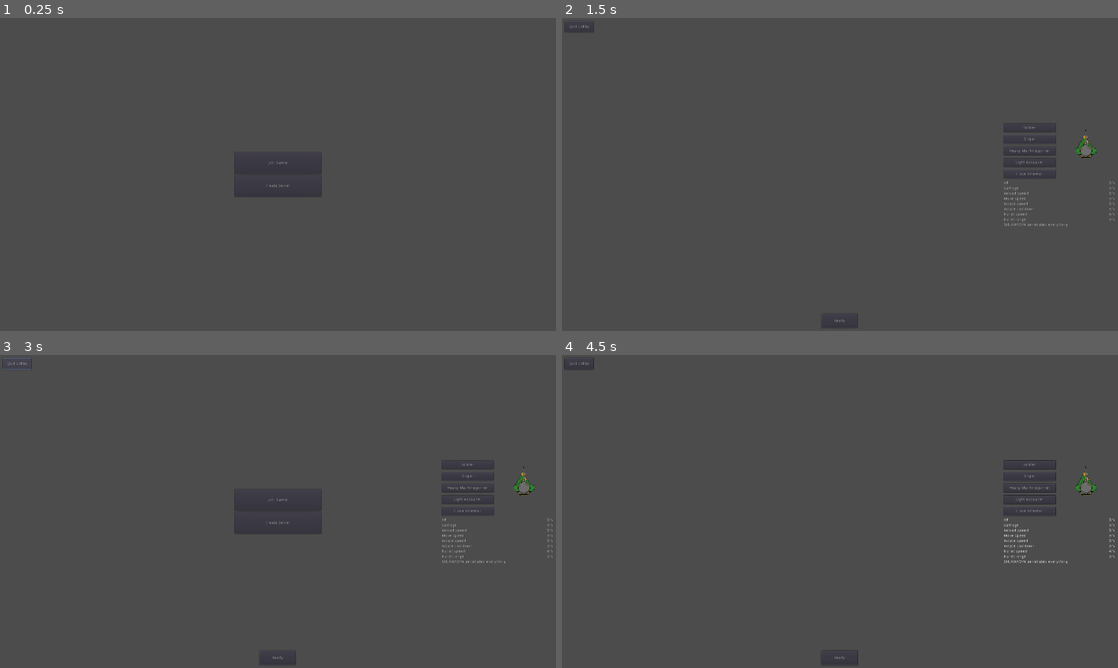
Above: before the commit, frames 1-4 (two rows, left to right).
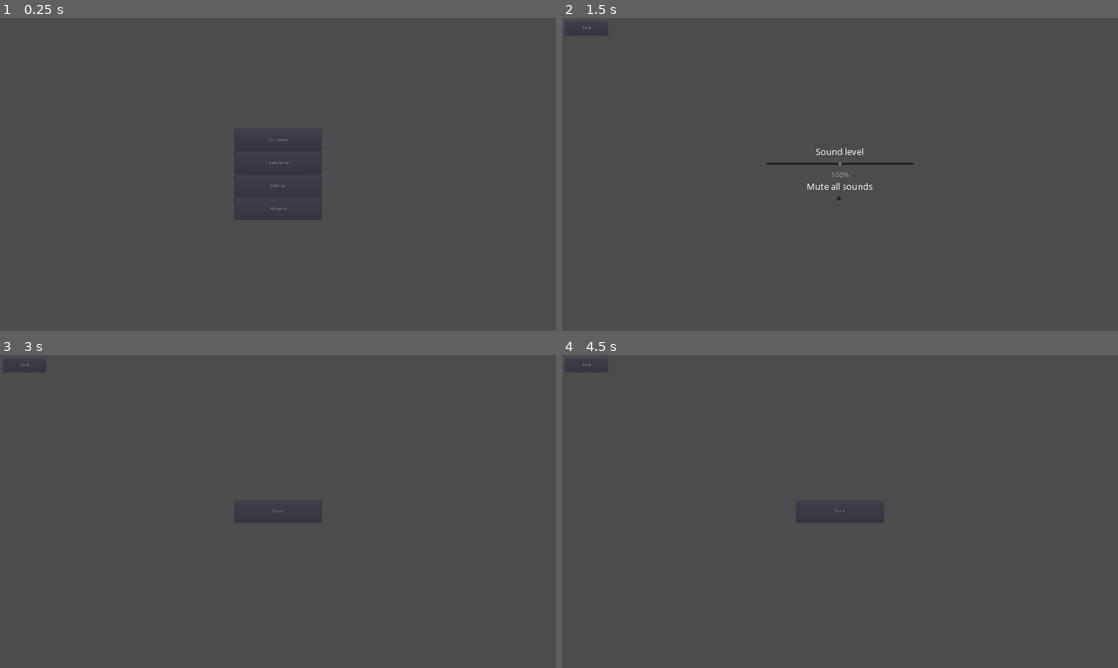
Above: after the commit, the same moments.

Repository: michalbie/Spinningeddon
Game: Godot game, scene res://Scenes/Main.tscn
The game is run twice, just before and just after one commit, with the same random seed, the same clock (stepped at 60 frames per second) and the same inputs.
Inputs (mouse positions are in pixels of both pictures, inside the frame that each line leads up to):
- Up to frame 1 (0.25 s): no input
- Up to frame 2 (1.5 s): click (840, 187) at 0.5 s, where only the run after the commit has a clickable "Settings"; click (840, 174) at 1.25 s, where only the run after the commit has a clickable "Sound"
- Up to frame 3 (3 s): click (278, 536) at 2.02 s; click (22, 364) at 2.75 s, where only the run after the commit has a clickable "Back"
- Up to frame 4 (4.5 s): click (584, 364) at 3.5 s, where only the run after the commit has a clickable "Back"; click (840, 524) at 4.25 s, where only the run after the commit has a clickable "Settings"

The runs differ from the first frame. In frame 1, 0.1% of the frame differs, in the area x 42-58%, y 36-65%; in frame 2, 0.8%, in the area x 1-100%, y 0-99%; in frame 3, 0.5%; in frame 4, 0.6%.
Error before the commit: Invalid get index '0' (on base: 'Dictionary'). (res://Scenes/Lobby/Lobby.gd:74)

Commit message:
Add settings menu and exit game possibility
Added two new options in main menu: Settings (with sound settings) and Exit game

Diff:
--- a/Scenes/MainMenu/MainMenu.gd
+++ b/Scenes/MainMenu/MainMenu.gd
@@ -11,3 +11,9 @@
 func _on_CreateServerBtn_pressed():
 	LobbyManager.my_name = "Serwer"
 	emit_signal("create_server_pressed")
+
+func _on_SettingsBtn_pressed():
+	get_tree().change_scene("res://Scenes/MainMenu/SubMenus/Settings/Settings.tscn")
+
+func _on_ExitBtn_pressed():
+	get_tree().quit()
--- a/Scenes/MainMenu/MainMenu.tscn
+++ b/Scenes/MainMenu/MainMenu.tscn
@@ -17,10 +17,10 @@
 }
 
 [node name="VBoxContainer" type="VBoxContainer" parent="Home"]
-margin_left = 362.0
-margin_top = 223.0
-margin_right = 662.0
-margin_bottom = 377.0
+margin_left = 810.0
+margin_top = 384.0
+margin_right = 1110.0
+margin_bottom = 696.0
 alignment = 1
 __meta__ = {
 "_edit_use_anchors_": false
@@ -38,5 +38,21 @@
 margin_bottom = 154.0
 rect_min_size = Vector2( 300, 75 )
 text = "Create Server"
+
+[node name="SettingsBtn" parent="Home/VBoxContainer" instance=ExtResource( 2 )]
+margin_top = 158.0
+margin_right = 300.0
+margin_bottom = 233.0
+rect_min_size = Vector2( 300, 75 )
+text = "Settings"
+
+[node name="ExitBtn" parent="Home/VBoxContainer" instance=ExtResource( 2 )]
+margin_top = 237.0
+margin_right = 300.0
+margin_bottom = 312.0
+rect_min_size = Vector2( 300, 75 )
+text = "Exit game"
 [connection signal="pressed" from="Home/VBoxContainer/JoinGameBtn" to="." method="_on_JoinGameBtn_pressed"]
 [connection signal="pressed" from="Home/VBoxContainer/CreateServerBtn" to="." method="_on_CreateServerBtn_pressed"]
+[connection signal="pressed" from="Home/VBoxContainer/SettingsBtn" to="." method="_on_SettingsBtn_pressed"]
+[connection signal="pressed" from="Home/VBoxContainer/ExitBtn" to="." method="_on_ExitBtn_pressed"]
--- /dev/null
+++ b/Scenes/MainMenu/SubMenus/Settings/Settings.gd
@@ -0,0 +1,8 @@
+extends Control
+
+
+func _on_BackBtn_pressed():
+	get_tree().change_scene("res://Scenes/MainMenu/MainMenu.tscn")
+
+func _on_SoundBtn_pressed():
+	get_tree().change_scene("res://Scenes/MainMenu/SubMenus/Settings/Sound/SoundSettings.tscn")
--- /dev/null
+++ b/Scenes/MainMenu/SubMenus/Settings/Settings.tscn
@@ -0,0 +1,55 @@
+[gd_scene load_steps=3 format=2]
+
+[ext_resource path="res://Scenes/MainMenu/MenuButton.tscn" type="PackedScene" id=1]
+[ext_resource path="res://Scenes/MainMenu/SubMenus/Settings/Settings.gd" type="Script" id=2]
+
+[node name="Settings" type="Control"]
+anchor_right = 1.0
+anchor_bottom = 1.0
+script = ExtResource( 2 )
+__meta__ = {
+"_edit_use_anchors_": false
+}
+
+[node name="MarginContainer" type="MarginContainer" parent="."]
+anchor_right = 1.0
+anchor_bottom = 1.0
+margin_left = 10.0
+margin_top = 10.0
+margin_right = -10.0
+margin_bottom = -10.0
+__meta__ = {
+"_edit_use_anchors_": false
+}
+
+[node name="CenterContainer" type="CenterContainer" parent="MarginContainer"]
+margin_right = 1900.0
+margin_bottom = 1060.0
+__meta__ = {
+"_edit_use_anchors_": false
+}
+
+[node name="SoundBtn" parent="MarginContainer/CenterContainer" instance=ExtResource( 1 )]
+margin_left = 800.0
+margin_top = 492.0
+margin_right = 1100.0
+margin_bottom = 567.0
+rect_min_size = Vector2( 300, 75 )
+text = "Sound"
+
+[node name="HBoxContainer" type="HBoxContainer" parent="MarginContainer"]
+margin_right = 150.0
+margin_bottom = 50.0
+size_flags_horizontal = 0
+size_flags_vertical = 0
+__meta__ = {
+"_edit_use_anchors_": false
+}
+
+[node name="BackBtn" parent="MarginContainer/HBoxContainer" instance=ExtResource( 1 )]
+margin_right = 150.0
+margin_bottom = 50.0
+rect_min_size = Vector2( 150, 50 )
+text = "Back"
+[connection signal="pressed" from="MarginContainer/CenterContainer/SoundBtn" to="." method="_on_SoundBtn_pressed"]
+[connection signal="pressed" from="MarginContainer/HBoxContainer/BackBtn" to="." method="_on_BackBtn_pressed"]
--- /dev/null
+++ b/Scenes/MainMenu/SubMenus/Settings/Sound/SoundSettings.gd
@@ -0,0 +1,24 @@
+extends Control
+
+func _ready():
+	if AudioServer.is_bus_mute(0):
+		$MarginContainer/CenterContainer/VBoxContainer/MuteCheckBox.pressed = true
+
+	$MarginContainer/CenterContainer/VBoxContainer/VolumeSlider.value = AudioServer.get_bus_volume_db(0)
+
+func _on_BackBtn_pressed():
+	get_tree().change_scene("res://Scenes/MainMenu/SubMenus/Settings/Settings.tscn")
+
+
+func _on_VolumeSlider_value_changed(value):
+	var percent_value = value / $MarginContainer/CenterContainer/VBoxContainer/VolumeSlider.max_value
+	var new_text = str(int(round(percent_value * 100 + 100))) + "%"
+	$MarginContainer/CenterContainer/VBoxContainer/VolumeValue.text =  new_text
+	AudioServer.set_bus_volume_db(0, value) #-30 to 30 db range
+
+
+func _on_MuteCheckBox_pressed():
+	if $MarginContainer/CenterContainer/VBoxContainer/MuteCheckBox.pressed == true:
+		AudioServer.set_bus_mute(0, true)
+	else:
+		AudioServer.set_bus_mute(0, false)
--- /dev/null
+++ b/Scenes/MainMenu/SubMenus/Settings/Sound/SoundSettings.tscn
@@ -0,0 +1,119 @@
+[gd_scene load_steps=6 format=2]
+
+[ext_resource path="res://Scenes/HUD/assets/open-sans/OpenSans-Regular.ttf" type="DynamicFontData" id=1]
+[ext_resource path="res://Scenes/MainMenu/MenuButton.tscn" type="PackedScene" id=2]
+[ext_resource path="res://Scenes/MainMenu/SubMenus/Settings/Sound/SoundSettings.gd" type="Script" id=3]
+
+[sub_resource type="DynamicFont" id=1]
+size = 32
+font_data = ExtResource( 1 )
+
+[sub_resource type="DynamicFont" id=2]
+size = 24
+outline_color = Color( 0.462745, 0.462745, 0.462745, 1 )
+font_data = ExtResource( 1 )
+
+[node name="SoundSettings" type="Control"]
+anchor_right = 1.0
+anchor_bottom = 1.0
+script = ExtResource( 3 )
+__meta__ = {
+"_edit_use_anchors_": false
+}
+
+[node name="MarginContainer" type="MarginContainer" parent="."]
+anchor_right = 1.0
+anchor_bottom = 1.0
+margin_left = 10.0
+margin_top = 10.0
+margin_right = -10.0
+margin_bottom = -10.0
+__meta__ = {
+"_edit_use_anchors_": false
+}
+
+[node name="CenterContainer" type="CenterContainer" parent="MarginContainer"]
+margin_right = 1900.0
+margin_bottom = 1060.0
+__meta__ = {
+"_edit_use_anchors_": false
+}
+
+[node name="VBoxContainer" type="VBoxContainer" parent="MarginContainer/CenterContainer"]
+margin_left = 694.0
+margin_top = 428.0
+margin_right = 1206.0
+margin_bottom = 632.0
+
+[node name="VolumeLabel" type="Label" parent="MarginContainer/CenterContainer/VBoxContainer"]
+margin_right = 512.0
+margin_bottom = 45.0
+custom_fonts/font = SubResource( 1 )
+text = "Sound level"
+align = 1
+
+[node name="VolumeSlider" type="HSlider" parent="MarginContainer/CenterContainer/VBoxContainer"]
+margin_top = 49.0
+margin_right = 512.0
+margin_bottom = 81.0
+rect_min_size = Vector2( 512, 32 )
+size_flags_horizontal = 5
+size_flags_vertical = 4
+min_value = -30.0
+max_value = 30.0
+step = 0.5
+rounded = true
+
+[node name="VolumeValue" type="Label" parent="MarginContainer/CenterContainer/VBoxContainer"]
+margin_top = 85.0
+margin_right = 512.0
+margin_bottom = 119.0
+custom_fonts/font = SubResource( 2 )
+custom_colors/font_color = Color( 0.647059, 0.647059, 0.647059, 1 )
+text = "100%"
+align = 1
+__meta__ = {
+"_editor_description_": ""
+}
+
+[node name="MuteLabel" type="Label" parent="MarginContainer/CenterContainer/VBoxContainer"]
+margin_top = 123.0
+margin_right = 512.0
+margin_bottom = 168.0
+custom_fonts/font = SubResource( 1 )
+text = "Mute all sounds"
+align = 1
+
+[node name="MuteCheckBox" type="CheckBox" parent="MarginContainer/CenterContainer/VBoxContainer"]
+margin_left = 240.0
+margin_top = 172.0
+margin_right = 272.0
+margin_bottom = 204.0
+rect_min_size = Vector2( 32, 32 )
+size_flags_horizontal = 6
+size_flags_vertical = 7
+align = 1
+expand_icon = true
+
+[node name="HBoxContainer" type="HBoxContainer" parent="MarginContainer"]
+margin_right = 150.0
+margin_bottom = 50.0
+size_flags_horizontal = 0
+size_flags_vertical = 0
+__meta__ = {
+"_edit_use_anchors_": false
+}
+
+[node name="BackBtn" type="Button" parent="MarginContainer/HBoxContainer" instance=ExtResource( 2 )]
+margin_right = 150.0
+margin_bottom = 50.0
+rect_min_size = Vector2( 150, 50 )
+size_flags_horizontal = 0
+size_flags_vertical = 0
+text = "Back"
+__meta__ = {
+"_edit_use_anchors_": false
+}
+[connection signal="value_changed" from="MarginContainer/CenterContainer/VBoxContainer/VolumeSlider" to="." method="_on_VolumeSlider_value_changed"]
+[connection signal="pressed" from="MarginContainer/CenterContainer/VBoxContainer/MuteCheckBox" to="." method="_on_MuteCheckBox_pressed"]
+[connection signal="pressed" from="MarginContainer/HBoxContainer/BackBtn" to="." method="_on_BackBtn_pressed"]
--- a/Scripts/GameManagement/SoundManager.gd
+++ b/Scripts/GameManagement/SoundManager.gd
@@ -19,7 +19,7 @@
 remote func play_shoot_sound(player_name):
 	GameManager.world.get_node(player_name + "/Sounds/ShootSound").play()
 
-remote func play_hit_material_sound(object_name): #doesnt work i dont know why (maybe because bullet is deleted) but i think it is not neccessary
+remote func play_hit_material_sound(object_name):
 	GameManager.world.map.get_node(object_name + "/Sounds/HitMaterialSound").play()
 
 remote func play_penetrate_sound(object_name):
